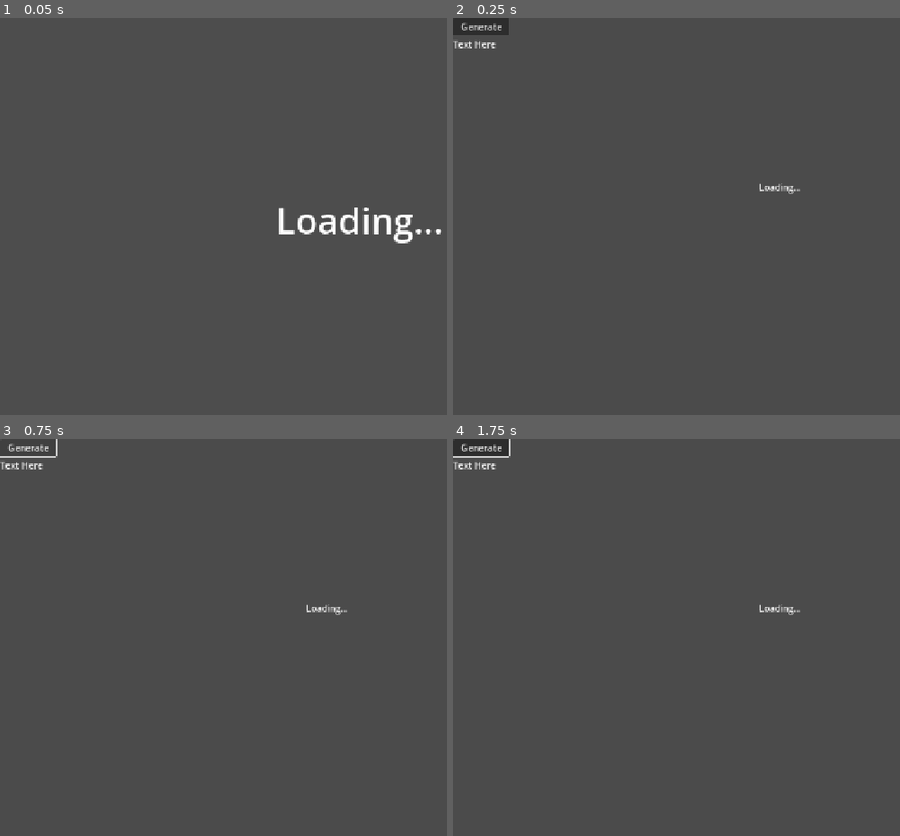
Above: before the commit, frames 1-4 (two rows, left to right).
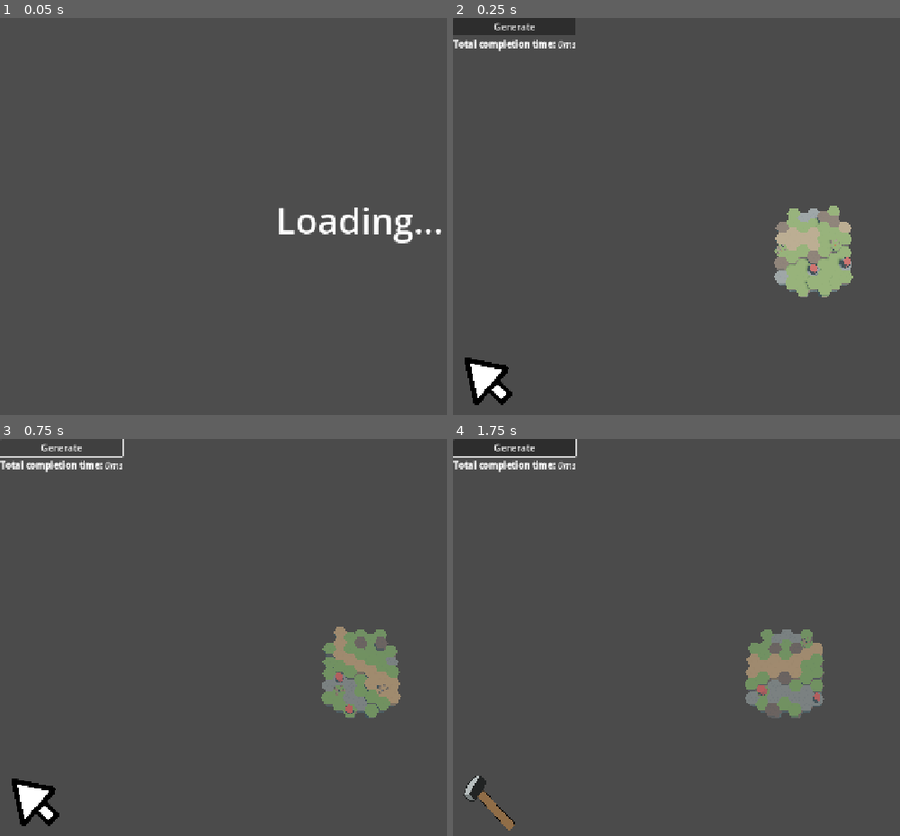
Above: after the commit, the same moments.

Repository: nornaro/VoxelsBeta
Game: Godot game, scene res://scenes/loading_scene.tscn
Two runs of this game, one before a commit and one after it. Both use one fixed random seed, a clock stepped at 60 frames per second and the inputs below.
Inputs (mouse positions are in pixels of both pictures, inside the frame that each line leads up to):
- Up to frame 1 (0.05 s): no input
- Up to frame 2 (0.25 s): no input
- Up to frame 3 (0.75 s): click "Generate" at 0.5 s
- Up to frame 4 (1.75 s): tap Enter at 1.25 s; move the mouse to (outside the picture) at 1.27 s; hold D (MoveRight) from 1.28 s (still down); tap 2 (Build) at 1.35 s; click (outside the picture) at 1.55 s

Frame 1 is identical in both runs. In frame 2, 5.3% of the frame differs, in the area x 0-90%, y 0-98%; in frame 3, 4.7%; in frame 4, 5.0%.
Error before the commit: Cannot call method 'get_children' on a null value. (res://scripts/WorldGen/world_gen.gd:25)

Commit message:
chunk
remove voxel colliders
utilise chunk class
interaction disabled for now

Diff:
--- a/Resources/GenerationSettings/test.tres
+++ b/Resources/GenerationSettings/test.tres
@@ -4,21 +4,27 @@
 [ext_resource type="Material" uid="uid://dcw7nje4jt2wj" path="res://assets/Materials/testmat.tres" id="1_x67sk"]
 
 [sub_resource type="FastNoiseLite" id="FastNoiseLite_fe1qq"]
-noise_type = 2
-frequency = 0.1095
+frequency = 0.04
+fractal_type = 3
+fractal_lacunarity = 1.735
+cellular_distance_function = 2
+cellular_return_type = 6
+domain_warp_frequency = -0.045
+domain_warp_fractal_type = 2
 
 [resource]
 script = ExtResource("1_eiv65")
 map_shape = 3
-radius = 36
-max_height = 12
-terrace_steps = 3
+radius = 4
+max_height = 4
+terrace_steps = 0
 remove_overhang = false
-ground_to_air_ratio = 0.6
+noise_height_bias = 0.55
+ground_to_air_ratio = 0.7
+flat_buffer = false
+debug = true
 noise = SubResource("FastNoiseLite_fe1qq")
 material = ExtResource("1_x67sk")
-draw_bottom = true
-spawn_villages = false
 map_edge_buffer = 1
 spacing = 4
 metadata/_custom_type_script = "uid://0k8jgfy8cqfx"
--- a/scenes/GameScene.tscn
+++ b/scenes/GameScene.tscn
@@ -12,6 +12,7 @@
 [ext_resource type="PackedScene" uid="uid://xm2lgya4capr" path="res://scenes/Cursors/hexagon_cursor.tscn" id="10_6pl24"]
 [ext_resource type="PackedScene" uid="uid://cqxjxq25t6wuy" path="res://scenes/Cursors/unit_cursor.tscn" id="11_w22tq"]
 [ext_resource type="Script" uid="uid://8c4mygj6ghrg" path="res://scripts/interaction.gd" id="12_tt8b8"]
+[ext_resource type="Texture2D" uid="uid://cctpnojcm20kn" path="res://assets/selectsprite.png" id="13_w22tq"]
 
 [sub_resource type="Environment" id="Environment_f2ci6"]
 background_mode = 3
@@ -79,28 +80,28 @@
 
 [node name="Builder" type="Node" parent="."]
 
-[node name="WorldGenerator" type="Node" parent="Builder" node_paths=PackedStringArray("object_placer", "loading_container", "pfinder")]
+[node name="WorldGenerator" type="Node" parent="Builder" node_paths=PackedStringArray("object_placer", "loading_container")]
 script = ExtResource("3_davhy")
 settings = ExtResource("4_58wc8")
 object_placer = NodePath("../ObjectPlacer")
 loading_container = NodePath("../../Control/CenterContainer")
-pfinder = NodePath("../Pathfinder")
-proto_unit = ExtResource("8_r58of")
 
 [node name="ObjectPlacer" type="Node" parent="Builder"]
 script = ExtResource("9_p13dw")
 village = ExtResource("7_yrli1")
+proto_unit = ExtResource("8_r58of")
 
 [node name="Pathfinder" type="Node" parent="Builder"]
 script = ExtResource("10_0b4my")
 highlight_marker = ExtResource("9_6pl24")
 
-[node name="Interaction_tracker" type="Node3D" parent="Builder" node_paths=PackedStringArray("main_camera", "p_finder")]
+[node name="Interaction_tracker" type="Node3D" parent="Builder" node_paths=PackedStringArray("main_camera", "p_finder", "selection_indicator")]
 script = ExtResource("12_tt8b8")
 voxel_cursor_scene = ExtResource("10_6pl24")
 unit_cursor_scene = ExtResource("11_w22tq")
 main_camera = NodePath("../../CameraParent/Camera3D")
 p_finder = NodePath("../Pathfinder")
+selection_indicator = NodePath("../../Control/TextureRect")
 
 [node name="Control" type="Control" parent="."]
 layout_mode = 3
@@ -143,4 +144,20 @@
 layout_mode = 2
 text = "Loading..."
 
+[node name="TextureRect" type="TextureRect" parent="Control"]
+layout_mode = 1
+anchors_preset = 2
+anchor_top = 1.0
+anchor_bottom = 1.0
+offset_left = 8.0
+offset_top = 552.0
+offset_right = 121.0
+offset_bottom = 665.0
+grow_vertical = 0
+texture = ExtResource("13_w22tq")
+expand_mode = 3
+stretch_mode = 4
+
+[node name="Chunks" type="Node3D" parent="."]
+
 [connection signal="pressed" from="Control/VBoxContainer/Button" to="Builder/WorldGenerator" method="_ready"]
--- a/scripts/WorldGen/Voxel/voxel_collider.gd
+++ /dev/null
@@ -1,6 +0,0 @@
-extends Node3D
-class_name VoxelCollider
-
-var voxel : Voxel
-
-## Add functionality for pathfinder to communicate with this rather than the voxel directly?
--- a/scripts/WorldGen/Voxel/voxel_generator.gd
+++ b/scripts/WorldGen/Voxel/voxel_generator.gd
@@ -22,7 +22,7 @@
 	]
 
 
-func generate_chunk(_map : Array[Voxel], interval) -> Mesh:
+func generate_chunk(_map : Array[Voxel], interval) -> Chunk:
 	map = _map
 	settings = WorldMap.world_settings
 	var verts = PackedVector3Array()
@@ -61,7 +61,17 @@
 	surface.generate_tangents()
 	WorldMap.top_layer_voxels.clear()
 	WorldMap.top_layer_voxels.append_array(top_voxels)
-	return surface.commit()
+
+	return prepared_chunk(surface)
+
+
+func prepared_chunk(surface) -> Chunk:
+	var chunk = Chunk.new()
+	chunk.mesh = surface.commit()
+	chunk.voxels = map
+	chunk.voxels_dict = map_dict
+	chunk.material_override = settings.material
+	return chunk
 
 
 func process_voxels() -> Vector2i:
--- a/scripts/WorldGen/chunk.gd
+++ b/scripts/WorldGen/chunk.gd
@@ -2,4 +2,14 @@
 class_name Chunk
 
 var voxels : Array[Voxel]
-#var mesh : MeshInstance3D
+var voxels_dict : Dictionary[Vector3i, Voxel]
+
+func init_chunk():
+		var body = StaticBody3D.new()
+		var col = CollisionShape3D.new()
+		var shape = mesh.create_trimesh_shape()
+		col.shape = shape
+
+		add_child(body)
+		body.add_child(col)
+		add_to_group("voxels")
--- a/scripts/WorldGen/generation_settings.gd
+++ b/scripts/WorldGen/generation_settings.gd
@@ -13,7 +13,7 @@
 @export_range(0.0, 1.0) var noise_height_bias : float = 0.5
 @export_range(0.0, 1.0) var ground_to_air_ratio : float = 0.5
 @export var flat_buffer = true
-@export var debug : bool = false
+#@export var debug : bool = false
 @export var noise : FastNoiseLite
 @export_range(0.0, 1.0) var variance = 0.0
 
--- a/scripts/WorldGen/world_gen.gd
+++ b/scripts/WorldGen/world_gen.gd
@@ -11,9 +11,6 @@
 #UI
 @onready var label: RichTextLabel = $"../../Control/VBoxContainer/RichTextLabel"
 @export var loading_container: CenterContainer
-
-const COLLIDER_SCRIPT = preload("res://scripts/WorldGen/Voxel/voxel_collider.gd")
-const V_COLLIDER = preload("res://assets/Meshes/HexTileCollider.tscn")
 
 
 ## Starting point: Generate a random seed, create the tiles, place POI's
@@ -47,21 +44,12 @@
 	interval["Calculate Map Positions -- "] = Time.get_ticks_msec()
 
 	var vg = VoxelGenerator.new()
-	var chunk_mesh = vg.generate_chunk(voxels, interval)
-	var new_chunk = Chunk.new()
-	new_chunk.material_override = settings.material
-	new_chunk.mesh = chunk_mesh
-	new_chunk.voxels = voxels
+	var new_chunk = vg.generate_chunk(voxels, interval)
 	chunks.add_child(new_chunk)
+	new_chunk.init_chunk()
 	interval["Create Voxel Mesh -- "] = Time.get_ticks_msec()
 
-	#if settings.debug:
-		#new_chunk.mesh.create_debug_tangents()
-		#interval["Debugging overhead -- "] = Time.get_ticks_msec()
-
 	WorldMap.set_map(vg.top_voxels)
-	init_voxels(vg.top_voxels)
-	interval["Generate Colliders and neighbors -- "] = Time.get_ticks_msec()
 
 	## Spawn villages and units
 	if settings.spawn_villages_and_units:
@@ -71,7 +59,7 @@
 		interval["Spawn Villages -- "] = Time.get_ticks_msec()
 
 	print_generation_results(starttime, interval)
-	interaction_tracker.init()
+	#interaction_tracker.init()
 	loading_container.visible = false
 
 
@@ -86,10 +74,8 @@
 	for key in dict:
 		var val = dict[key]
 		if val == start:
-			#print(key)
 			continue
 		var passed = val - last_val
-		#print(key, str(passed) + "ms")
 		label.text += "[b]" + str(key) + "[/b]" + "[i]" + str(passed) + "ms\n" + "[/i]"
 		last_val = val
 		total += passed
@@ -111,25 +97,3 @@
 		placeable_tiles.append(voxel)
 	print(str(placeable_tiles.size()) + " placeable tiles")
 	return placeable_tiles
-
-
-func init_voxels(valid_voxels):
-	for voxel : Voxel in valid_voxels:
-		# set neighbors
-		var table = VoxelData.get_tile_neighbor_table(voxel.grid_position_xyz.x)
-		for dir in table:
-			var neighbor_pos = Vector2i(voxel.grid_position_xz.x + dir.x, voxel.grid_position_xz.y + dir.y)
-			var neighbor = WorldMap.map_as_dict.get(neighbor_pos)
-			if neighbor:
-				voxel.neighbors.append(WorldMap.map_as_dict[neighbor_pos])
-
-		#Add and setup colliders
-		var c : StaticBody3D = V_COLLIDER.instantiate()
-		c.position = voxel.world_position
-		c.position.y += settings.voxel_height
-		add_child(c)
-		c.scale_object_local(Vector3(settings.voxel_size, 1, settings.voxel_size))
-		c.set_script(COLLIDER_SCRIPT)
-		c.add_to_group("voxels")
-		c.voxel = voxel
-		voxel.collider = c
--- a/scripts/interaction.gd
+++ b/scripts/interaction.gd
@@ -96,7 +96,7 @@
 func attempt_select(hit : Node3D):
 	deselect()
 	if hit.is_in_group("voxels"):
-		highlight_voxel(hit)
+		#highlight_voxel(hit)
 		return
 	if hit.is_in_group("units"):
 		select_unit(hit)
@@ -105,9 +105,9 @@
 
 
 func attempt_move_unit(hit_collider):
-	if hit_collider is not VoxelCollider:
-		print("not a voxelcollider")
-		return
+	#if hit_collider is not VoxelCollider:
+		#print("not a voxelcollider")
+		#return
 	if not selected_unit or not unit_moves.has(hit_collider.voxel):
 		print("Invalid Move Attempt")
 		return
@@ -126,13 +126,13 @@
 		p_finder.highlight_voxel(unit_moves)
 
 
-func highlight_voxel(voxel_col : VoxelCollider):
-	selected_unit = null
-	selected_voxel = voxel_col
-	hide_cursor(unit_cursor)
-	move_cursor(voxel_cursor, voxel_col.global_position)
-	voxel_cursor.visible = true
-	animate_cursor(voxel_cursor)
+#func highlight_voxel(voxel_col : VoxelCollider):
+	#selected_unit = null
+	#selected_voxel = voxel_col
+	#hide_cursor(unit_cursor)
+	#move_cursor(voxel_cursor, voxel_col.global_position)
+	#voxel_cursor.visible = true
+	#animate_cursor(voxel_cursor)
 	#print(voxel.voxel.type) # voxel of the collider
 
 
Not shown: 1 places in scenes/GameScene.tscn that only renumber resources
Not shown, removed: scripts/WorldGen/Voxel/voxel_collider.gd.uid
